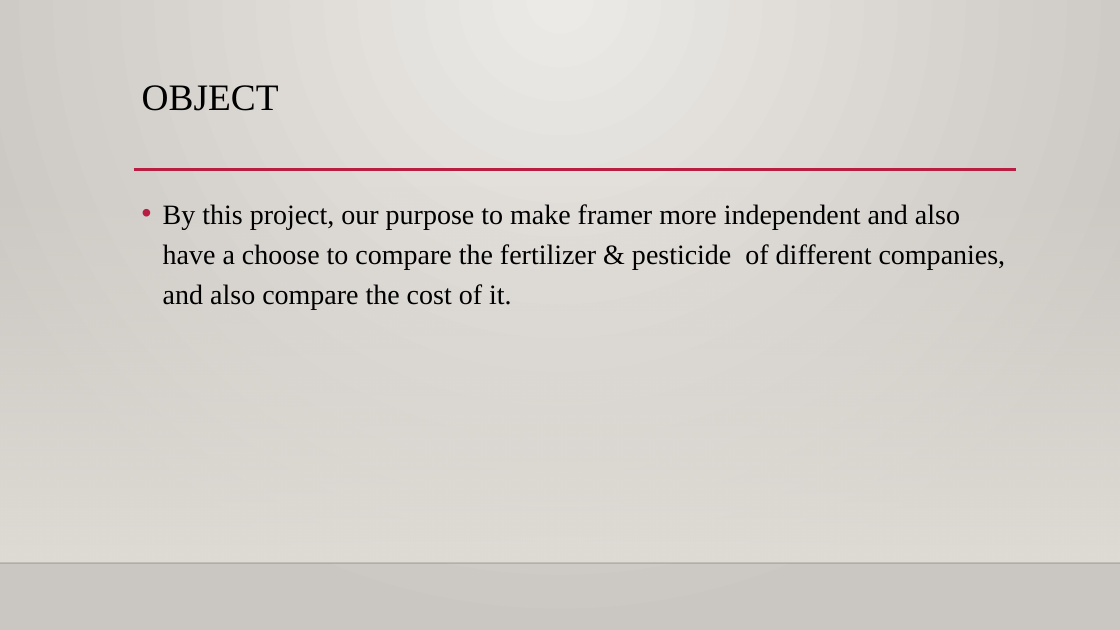
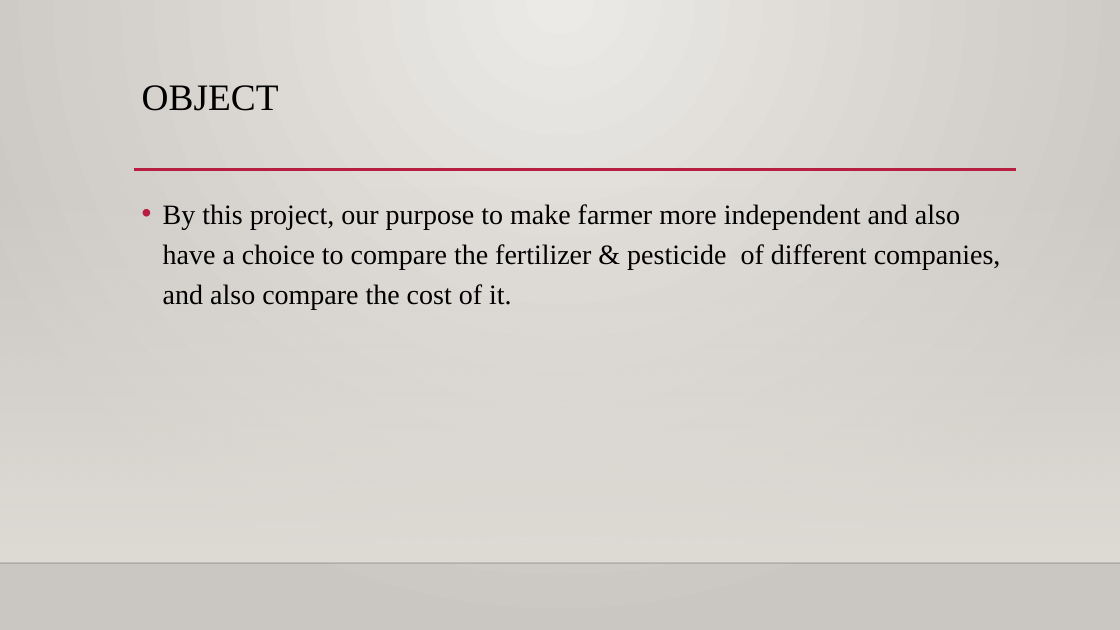
Before and after one commit to dhanrajyadav2000dj/new-, a slide deck: slide 4 of kishan.pptx. Drawn at 1120x630 pixels with LibreOffice and Linux fonts; fonts in the diff are those of the drawing; background and template pictures are left out. Boxes give left, top, right and bottom in pixels: in the first picture for what was removed or moved away, otherwise in the second. Text is boxed around its words. In the diff, an @@ line names an element or a change of style, - is before the commit and + after.

```diff
--- a/kishan.pptx
+++ b/kishan.pptx
@@ text at <box>163,204,1001,310</box>: text changed @@
-• By this project, our purpose to make framer more independent and also have a choose to compare the fertilizer & pesticide of different companies, and also compare the cost of it.
+• By this project, our purpose to make farmer more independent and also have a choice to compare the fertilizer & pesticide of different companies, and also compare the cost of it.
```
Also in this commit, not shown: 8 other slides changed, 6 other files.
